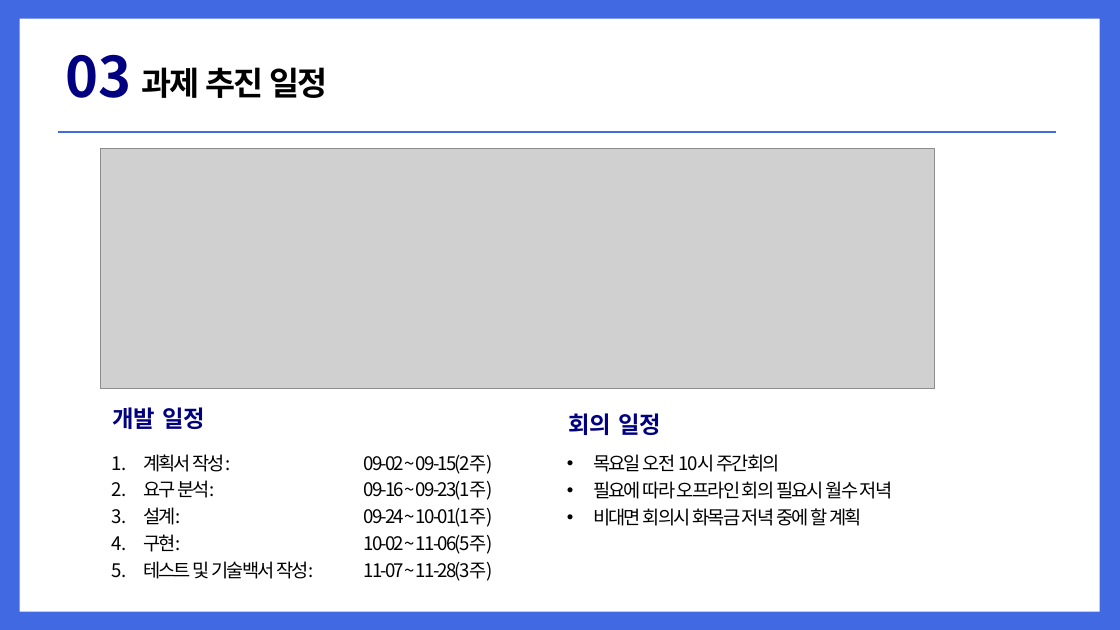
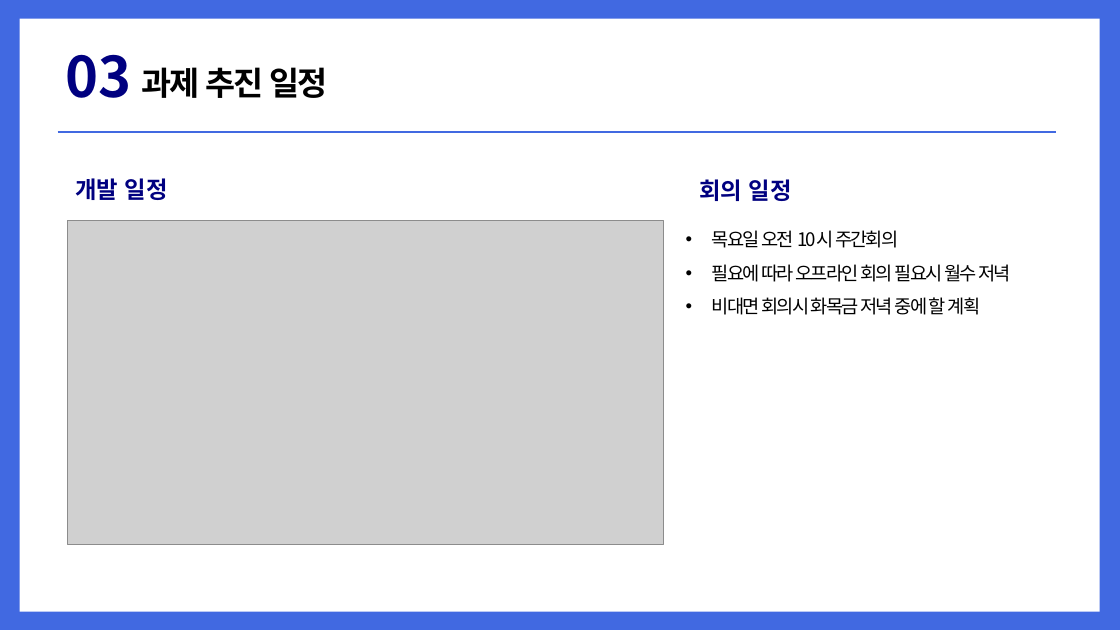
Before and after one commit to crosskoo/Project-team-3, a slide deck: slide 5 of 발표자료/3팀_프로젝트계획.pptx. Drawn at 1120x630 pixels with LibreOffice and Linux fonts; fonts in the diff are those of the drawing; grey boxes stand for pictures. Boxes give left, top, right and bottom in pixels: in the first picture for what was removed or moved away, otherwise in the second. Text is boxed around its words. In the diff, an @@ line names an element or a change of style, - is before the commit and + after.

```diff
--- a/발표자료/3팀_프로젝트계획.pptx
+++ b/발표자료/3팀_프로젝트계획.pptx
@@ picture removed at [101,149,935,389] @@
@@ text "개발 일정": place and size @@
-text "개발 일정" at [113,407,205,429]
+text "개발 일정" at [75,178,168,200]
@@ text "회의 일정": place and size @@
-text "회의 일정" at [569,413,661,435]
+text "회의 일정" at [699,179,792,201]
@@ picture added at [68,221,664,545] @@
@@ text "목요일 오전 10시 주간회의": place and size @@
-text "목요일 오전 10시 주간회의" at [593,454,893,526]
+text "목요일 오전 10시 주간회의" at [712,230,1011,315]
@@ text "목요일 오전 10시 주간회의" at [712,230,1011,315]: line spacing 1.2 to 1.5 @@
@@ text removed at [143,454,493,581] @@
-1. 계획서 작성: 09-02 ~ 09-15(2주)
-2. 요구 분석: 09-16 ~ 09-23(1주)
-3. 설계: 09-24 ~ 10-01(1주)
-4. 구현: 10-02 ~ 11-06(5주)
-5. 테스트 및 기술백서 작성: 11-07 ~ 11-28(3주)
```
Also in this commit, not shown: 2 other slides changed, 1 other file.
